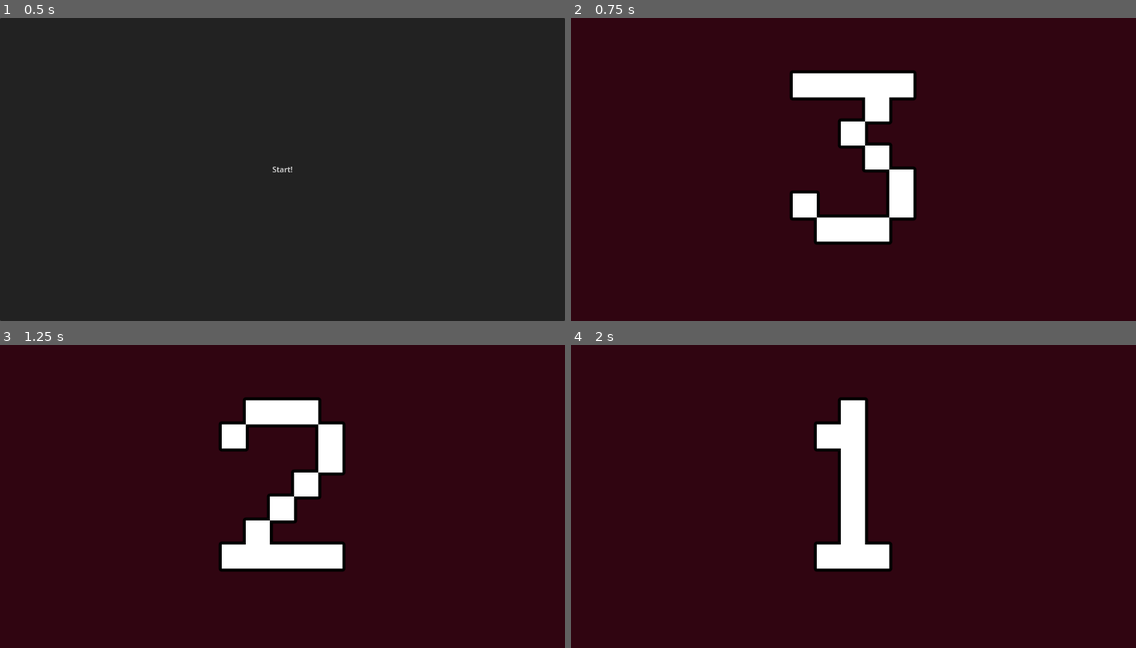
Above: before the commit, frames 1-4 (two rows, left to right).
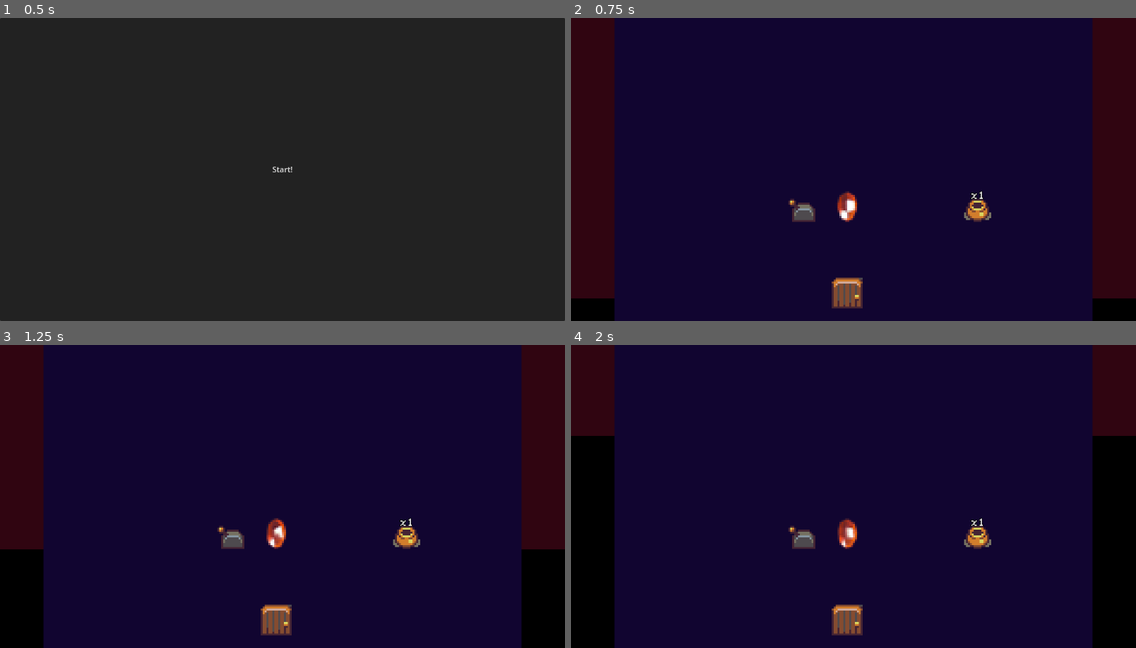
Above: after the commit, the same moments.

Repository: tedsteen/godot-cursors
Game: Godot game, scene res://main.tscn
Same seed, same stepped clock (60 frames per second), same inputs: the game is played once before the commit and once after it. Sound files missing from this copy of the repository are replaced by a short silence.
Inputs (mouse positions are in pixels of both pictures, inside the frame that each line leads up to):
- Up to frame 1 (0.5 s): no input
- Up to frame 2 (0.75 s): click "Start!" at 0.5 s
- Up to frame 3 (1.25 s): no input
- Up to frame 4 (2 s): move the mouse to (977, 481) at 1.27 s; click (977, 481) at 1.42 s

Frame 1 is identical in both runs. In frame 2, 86% of the frame differs, in the area x 0-100%, y 0-100%; in frame 3, 90%; in frame 4, 95%.

Commit message:
stuff

Diff:
--- a/cursor.gd
+++ b/cursor.gd
@@ -6,22 +6,27 @@
 @export var cursor_click_size = 0.7
 
 var history = {}
+var start_position: Vector2
 var left_pressed = false
 var left_clicked = false
 var level: Level: set = set_level
-var goto_next_level: Callable
 
-static func create(p_level: Level, p_position: Vector2, p_goto_next_level: Callable) -> Cursor:
+static func create(p_level: Level, p_position: Vector2) -> Cursor:
 	var cursor: Cursor = cursor_res.instantiate()
 	cursor.position = p_position
-	cursor.goto_next_level = p_goto_next_level.bind(cursor)
+	cursor.start_position = p_position
 	cursor.level = p_level
-	cursor.add_to_group("cursors")
 	return cursor
+
+func restart(p_level: Level):
+	level = p_level
+	left_pressed = false
+	left_clicked = false
+	position = start_position
 
 func set_level(new_level: Level):
 	if level: level.remove_child(self)
-	new_level.add_child(self)
+	if new_level: new_level.add_child(self)
 	level = new_level
 
 func record_frame(frame: int, mouse_event: InputEventMouse):
--- a/dungeon.gd
+++ b/dungeon.gd
@@ -3,9 +3,7 @@
 
 const dungeon_intro_res = preload("res://dungeon_intro.tscn")
 const dungeon_res = preload("res://dungeon.tscn")
-
-var rng_seed: int
-var cursor_lifetime: int
+const CELL_SIZE = 90
 
 @onready var background_rect = %BackgroundRect
 @onready var time_rect = %TimeRect
@@ -13,79 +11,81 @@
 @onready var view_to_world = self.get_canvas_transform().affine_inverse()
 @onready var dss: = get_world_2d().direct_space_state
 
-var frame
+var frame = 0
+var rng_seed: int
+var cursor_lifetime: int
 var current_recording: Cursor
+var current_level: Level: set = set_current_level
 var levels: Array[Level] = []
+var cursors: Array
 var rng: RandomNumberGenerator
-
+var last_mouse_event: InputEventMouse
 var point_params: = PhysicsPointQueryParameters2D.new()
 
-static func create(p_rng_seed: int, p_cursor_lifetime: int) -> Dungeon:
+static func create(p_rng_seed: int, p_cursor_lifetime: int, p_cursors: Array = []) -> Dungeon:
+	print_debug("CREATE")
 	var dungeon = dungeon_res.instantiate()
 	dungeon.rng_seed = p_rng_seed
 	dungeon.cursor_lifetime = p_cursor_lifetime
+	dungeon.cursors = p_cursors
 	return dungeon
 
 func _ready():
+	print_debug("READY")
+	rng = RandomNumberGenerator.new()
+	rng.seed = rng_seed
 	point_params.collide_with_areas = true
 	#point_params.collision_mask = 2
-	reset_time()
+	var level1 = Level.create(rng)
+	generate_map_data(level1, 0)
+	levels.append(level1)
+	add_child(level1)
+	current_level = level1
+	for cursor in cursors:
+		cursor.restart(level1)
+
+	#var intro: DungeonIntro = dungeon_intro_res.instantiate()
+	#intro.time = 3
+	#intro.dungeon = self
+	#get_tree().get_root().add_child(intro)
+	#get_tree().get_root().remove_child(self)
 
 func get_next_level(p_level: Level) -> Level:
 	var curr_index = levels.find(p_level)
 	if levels.size() <= curr_index + 1:
-		var level = Level.create(rng, int(background_rect.size.x / Level.CELL_SIZE), int(background_rect.size.y / Level.CELL_SIZE), curr_index + 1)
+		var level = Level.create(rng)
+		generate_map_data(level, curr_index + 1)
 		level.hide()
 		levels.append(level)
 		add_child(level)
 	return levels[curr_index + 1]
 
+func set_current_level(new_level: Level):
+	if current_level: current_level.set_active(false)
+	new_level.set_active(true)
+	current_level = new_level
+
 func goto_next_level(cursor: Cursor):
 	var next_level: Level = get_next_level(cursor.level)
+	cursor.level = next_level
 
 	if cursor == current_recording:
-		cursor.level.set_active(false)
-		next_level.set_active(true)
-
-	cursor.level = next_level
+		current_level = next_level
 
 func reset_time():
-	frame = 0
-	for level in levels:
-		level.queue_free()
-	levels = []
+	print_debug("RESET")
+	if current_recording: current_recording.show()
+	for cursor in cursors:
+		cursor.level = null
+	get_tree().get_root().add_child(Dungeon.create(rng_seed, cursor_lifetime, cursors))
+	queue_free()
 
-	if current_recording:
-		current_recording.show()
-
-	rng = RandomNumberGenerator.new()
-	rng.seed = rng_seed
-
-	var level1 = Level.create(rng, int(background_rect.size.x / Level.CELL_SIZE), int(background_rect.size.y / Level.CELL_SIZE))
-	levels.append(level1)
-	add_child(level1)
-
-	for cursor in get_tree().get_nodes_in_group("cursors"):
-		cursor.level = level1
-
-	current_recording = Cursor.create(level1, get_global_mouse_position(), goto_next_level)
-	level1.show()
-	current_recording.hide()
-
-	var intro: DungeonIntro = dungeon_intro_res.instantiate()
-	intro.time = 3
-	intro.dungeon = self
-	get_tree().get_root().add_child.call_deferred(intro)
-	get_tree().get_root().remove_child(self)
-
-var last_mouse_event: InputEventMouse
-
-func _physics_process(delta):
-	if frame == (cursor_lifetime * Engine.physics_ticks_per_second):
-		reset_time()
-		return
-
+func _physics_process(_delta):
 	if last_mouse_event:
+		if !current_recording:
+			current_recording = Cursor.create(levels[0], get_global_mouse_position())
+			cursors.append(current_recording)
+			current_recording.hide()
 		current_recording.record_frame(frame, last_mouse_event)
 		last_mouse_event = null
 
@@ -95,7 +95,7 @@
 			var cs: Array[Cursor] = []
 			cursors_per_entity[entity] = cs
 
-		for cursor in level.get_nodes_in_group("cursors"):
+		for cursor in cursors:
 			cursor.play_frame(frame)
 			point_params.position = cursor.position * view_to_world
 			var hits = dss.intersect_point(point_params)
@@ -108,14 +108,54 @@
 			entity.handle_cursors(cursors_per_entity[entity])
 
 	time_rect.size.y = background_rect.size.y * (1 - frame / float(cursor_lifetime * Engine.physics_ticks_per_second))
-	var total_pot_health = current_recording.level.total_pot_health
-	var remaining_pot_health = current_recording.level.curr_pot_health
+	var total_pot_health = current_level.total_pot_health
+	var remaining_pot_health = current_level.curr_pot_health
 
 	progress_rect.size.y = 0 if total_pot_health == 0 else background_rect.size.y * (1 - (total_pot_health - remaining_pot_health) / float(total_pot_health))
 	frame += 1
+
+	if frame == (cursor_lifetime * Engine.physics_ticks_per_second):
+		reset_time()
 
 func _input(event):
 	if event is InputEventMouse:
 		# Prioritise clicks
 		if not last_mouse_event is InputEventMouseButton:
 			last_mouse_event = event
+
+func generate_map_data(level: Level, difficulty: int):
+	var size = background_rect.size / CELL_SIZE
+	var available_entities: Array[Entity] = []
+
+	for i in range(0, 1 + int(difficulty*0.5)):
+		available_entities.append(Pot.create(int(rng.randf() * difficulty + 1)))
+
+	var gem: Gem = Gem.create()
+	available_entities.append(gem)
+	#available_entities.append(Door.create(gem, pots_cleared, lever))
+
+	var stairs_up: StairsUp = StairsUp.create()
+	var door_unlock_condition
+
+	if true or difficulty > 1 && rng.randi() % 3 == 0:
+		var lever: Lever = Lever.create()
+		available_entities.append(lever)
+		door_unlock_condition = func(): return level.curr_pot_health == 0 && lever && lever.is_pulled
+	else:
+		door_unlock_condition = func(): return level.curr_pot_health == 0
+
+	available_entities.append(Door.create(stairs_up, door_unlock_condition))
+
+	if available_entities.size() > size.x * size.y:
+		push_error("Can't fit content on map.")
+		return
+
+	var free_slots: Array = range(0, size.x * size.y)
+	for entity in available_entities:
+		var idx = rng.randi() % free_slots.size()
+		var coord = free_slots[idx]
+		entity.position = Vector2((coord % int(size.x)) * CELL_SIZE, int(coord / float(size.x)) * CELL_SIZE)
+		entity.add_to_group("entities")
+		#print_debug("ADDING TO LEVEL ", entity, level)
+		level.add_child(entity)
+		free_slots.remove_at(idx)
--- a/dungeon_intro.gd
+++ b/dungeon_intro.gd
@@ -3,9 +3,6 @@
 @onready var countdown_label = %CountdownLabel
 var dungeon: Dungeon
 @export var time = 4
-
-func _ready():
-	print_debug("Ready in intro!")
 
 func _process(delta):
 	time -= delta*2
--- a/entities/door.tscn
+++ b/entities/door.tscn
@@ -1,7 +1,6 @@
-[gd_scene load_steps=13 format=3 uid="uid://dxjvwmw4wxg4a"]
+[gd_scene load_steps=12 format=3 uid="uid://dxjvwmw4wxg4a"]
 
-[ext_resource type="PackedScene" uid="uid://c5ujfd7s0y61c" path="res://entities/entity.tscn" id="1_iibm5"]
-[ext_resource type="Script" path="res://entities/door.gd" id="2_vgnbq"]
+[ext_resource type="Script" path="res://entities/door.gd" id="1_nu6tk"]
 [ext_resource type="Texture2D" uid="uid://c342fiimoqs3l" path="res://assets/tiles.png" id="3_i5vks"]
 [ext_resource type="AudioStream" uid="uid://bhj3n6rn1ov4e" path="res://assets/audio/door_open.wav" id="4_t3v1s"]
 [ext_resource type="AudioStream" uid="uid://hekmru1puu7a" path="res://assets/audio/door_close.wav" id="5_vrcnb"]
@@ -46,28 +45,31 @@
 [sub_resource type="RectangleShape2D" id="RectangleShape2D_lsrlo"]
 size = Vector2(77, 78)
 
-[node name="Door" instance=ExtResource("1_iibm5")]
-script = ExtResource("2_vgnbq")
+[node name="Door" type="Area2D"]
+script = ExtResource("1_nu6tk")
+metadata/_edit_vertical_guides_ = [64.0]
+metadata/_edit_horizontal_guides_ = [64.0]
 
-[node name="HiddenEntityContainer" type="Node2D" parent="." index="0"]
+[node name="HiddenEntityContainer" type="Node2D" parent="."]
 unique_name_in_owner = true
 
-[node name="AnimatedSprite2D" parent="." index="1"]
+[node name="AnimatedSprite2D" type="AnimatedSprite2D" parent="."]
+position = Vector2(32, 32)
 scale = Vector2(4, 4)
 sprite_frames = SubResource("SpriteFrames_82wys")
 
-[node name="CollisionShape2D" parent="." index="2"]
+[node name="CollisionShape2D" type="CollisionShape2D" parent="."]
 position = Vector2(31.5, 34)
 shape = SubResource("RectangleShape2D_lsrlo")
 
-[node name="OpenAudio" type="AudioStreamPlayer2D" parent="." index="3"]
+[node name="OpenAudio" type="AudioStreamPlayer2D" parent="."]
 unique_name_in_owner = true
 stream = ExtResource("4_t3v1s")
 
-[node name="CloseAudio" type="AudioStreamPlayer2D" parent="." index="4"]
+[node name="CloseAudio" type="AudioStreamPlayer2D" parent="."]
 unique_name_in_owner = true
 stream = ExtResource("5_vrcnb")
 
-[node name="ClosedClickAudio" type="AudioStreamPlayer2D" parent="." index="5"]
+[node name="ClosedClickAudio" type="AudioStreamPlayer2D" parent="."]
 unique_name_in_owner = true
 stream = ExtResource("6_u5civ")
--- a/entities/stairs_up.tscn
+++ b/entities/stairs_up.tscn
@@ -25,7 +25,6 @@
 
 [node name="StairsUp" instance=ExtResource("1_n68xb")]
 script = ExtResource("2_vxw48")
-next_level_rng_seed = null
 
 [node name="AnimatedSprite2D" parent="." index="0"]
 scale = Vector2(4, 4)
--- a/level.gd
+++ b/level.gd
@@ -3,26 +3,17 @@
 
 const level_res = preload("res://Level.tscn")
 
-var width: int
-var height: int
-var difficulty = 0
 var rng: RandomNumberGenerator
 
 var total_pot_health: int
 var curr_pot_health: int
 
-const CELL_SIZE = 90
-static func create(p_rng: RandomNumberGenerator, p_width: int, p_height: int, p_difficulty = 0) -> Level:
-	print_debug("create level ", p_difficulty)
+static func create(p_rng: RandomNumberGenerator) -> Level:
 	var level: Level = level_res.instantiate()
 	level.rng = p_rng
-	level.width = p_width
-	level.height = p_height
-	level.difficulty = p_difficulty
 	return level
 
 func _ready():
-	generate_map_data()
 	total_pot_health = count_pot_health()
 
 func set_active(p_active: bool):
@@ -30,10 +21,10 @@
 	#TODO: Mute everything on this level if !active
 
 func count_pot_health() -> int:
-	var total_pot_health = 0
+	var total = 0
 	for pot in get_nodes_in_group("pots"):
-		total_pot_health += pot.health
-	return total_pot_health
+		total += pot.health
+	return total
 
 func _physics_process(_delta):
 	curr_pot_health = count_pot_health()
@@ -45,34 +36,3 @@
 
 func has_entity(entity: Entity) -> bool:
 	return get_nodes_in_group("entities").any(func(node): return node == entity)
-
-func generate_map_data():
-	var available_entities: Array[Entity] = []
-
-	for i in range(0, 1 + int(difficulty*0.5)):
-		available_entities.append(Pot.create(rng.randf() * difficulty + 1))
-
-	var gem: Gem = Gem.create()
-	available_entities.append(gem)
-	#available_entities.append(Door.create(gem, pots_cleared, lever))
-
-	var stairs_up: StairsUp = StairsUp.create()
-	if difficulty > 1 && rng.randi() % 3 == 0:
-		var lever: Lever = Lever.create()
-		available_entities.append(lever)
-		available_entities.append(Door.create(stairs_up, func(): return curr_pot_health == 0 && lever.is_pulled))
-	else:
-		available_entities.append(Door.create(stairs_up, func(): return curr_pot_health == 0))
-
-	if available_entities.size() > width * height:
-		push_error("Can't fit content on map.")
-		return
-
-	var free_slots: Array = range(0, width * height)
-	for entity in available_entities:
-		var idx = rng.randi() % free_slots.size()
-		var coord = free_slots[idx]
-		entity.position = Vector2((coord % width) * CELL_SIZE, int(coord / width) * CELL_SIZE)
-		entity.add_to_group("entities")
-		add_child(entity)
-		free_slots.remove_at(idx)
--- a/main.tscn
+++ b/main.tscn
@@ -27,6 +27,7 @@
 
 [node name="Main" type="Node2D"]
 script = SubResource("GDScript_s6kj2")
+cursor_lifetime = 2
 
 [node name="PanelContainer" type="PanelContainer" parent="."]
 offset_right = 1170.0
Not shown: 1 places in dungeon.tscn that only renumber resources
